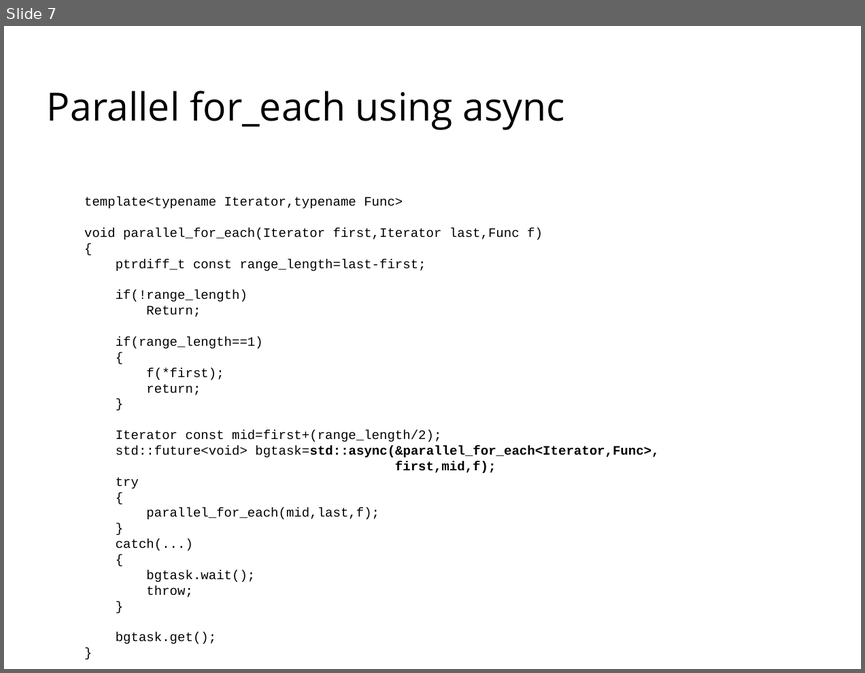
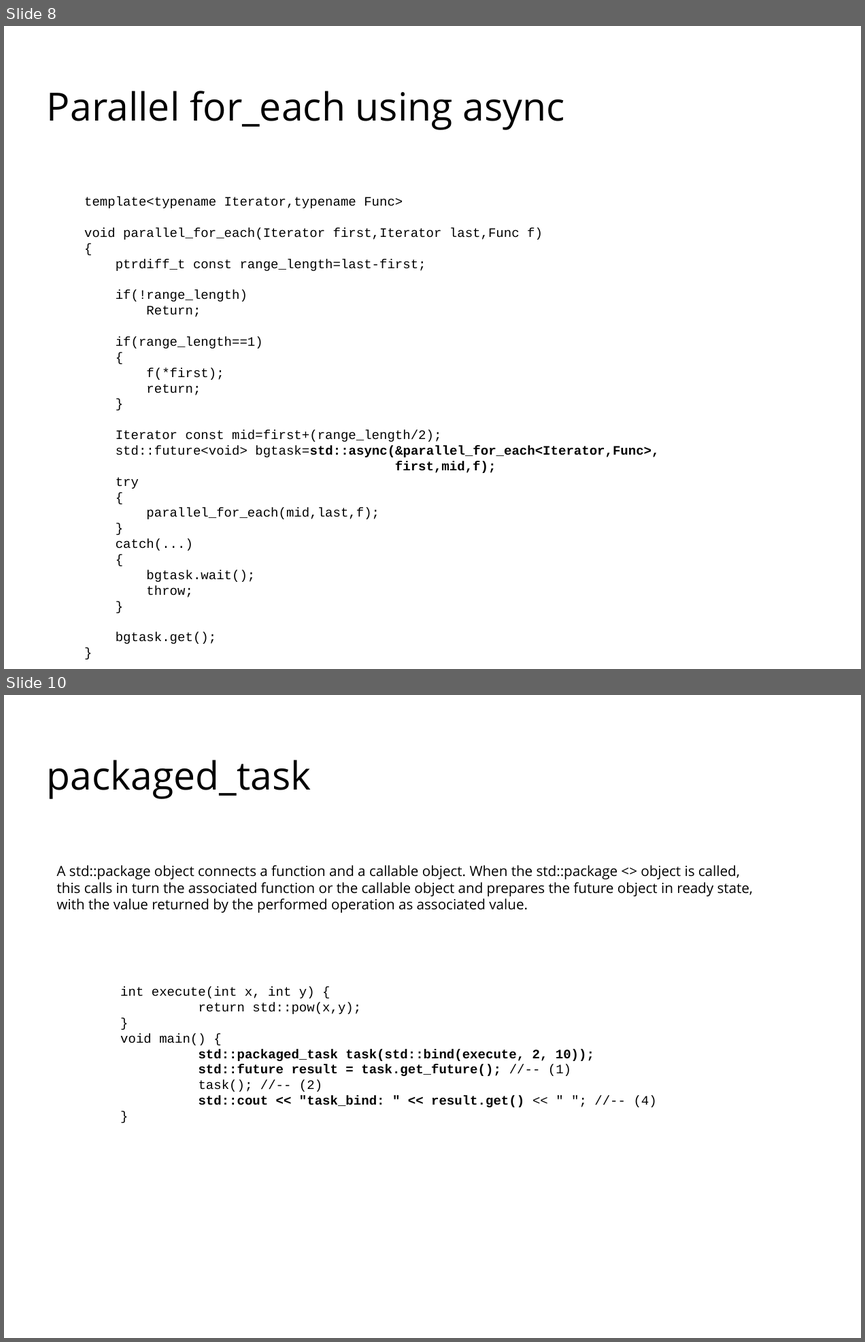
Before and after one commit to codengrow/scj, a slide deck: season1/episode3/c++11-concurrency.odp. Shown one above the other, each under a label of ours: slide 7 before the commit, slides 8 and 10 after it; the slides between them are not shown. The pictures are 865x673 and 865x1342 pixels, drawn with LibreOffice and Linux fonts; fonts in the diff are those of the drawing; background and template pictures are left out. Boxes give left, top, right and bottom in pixels: in the first picture for what was removed or moved away, otherwise in the second. Text is boxed around its words. In the diff, an @@ line names an element or a change of style, - is before the commit and + after.

```diff
--- a/season1/episode3/c++11-concurrency.odp
+++ b/season1/episode3/c++11-concurrency.odp
@@ slide 10 added at (4, 695, 861, 1338), background picture (left out) @@
@@ title added at (47, 760, 311, 799), 36 pt, text #000000 @@
+packaged_task
@@ text added at (57, 865, 753, 913), 13 pt, text #000000 @@
+A std::package object connects a function and a callable object. When the std::package <> object is called, this calls in turn the associated function or the callable object and prepares the future object in ready state, with the value returned by the performed operation as associated value.
@@ text added at (120, 987, 657, 1107), 12 pt, text #000000, bold @@
+int execute(int x, int y) {
+return std::pow(x,y);
+}
+void main() {
+std::packaged_task task(std::bind(execute, 2, 10));
+std::future result = task.get_future(); //-- (1)
+task(); //-- (2)
+std::cout << "task_bind: " << result.get() << " "; //-- (4)
+}
@@ what was slide 7 is now slide 8 @@
```
Also in this commit, not shown: 2 slides changed, 3 other slides added, 3 slides removed, 1 other file.
